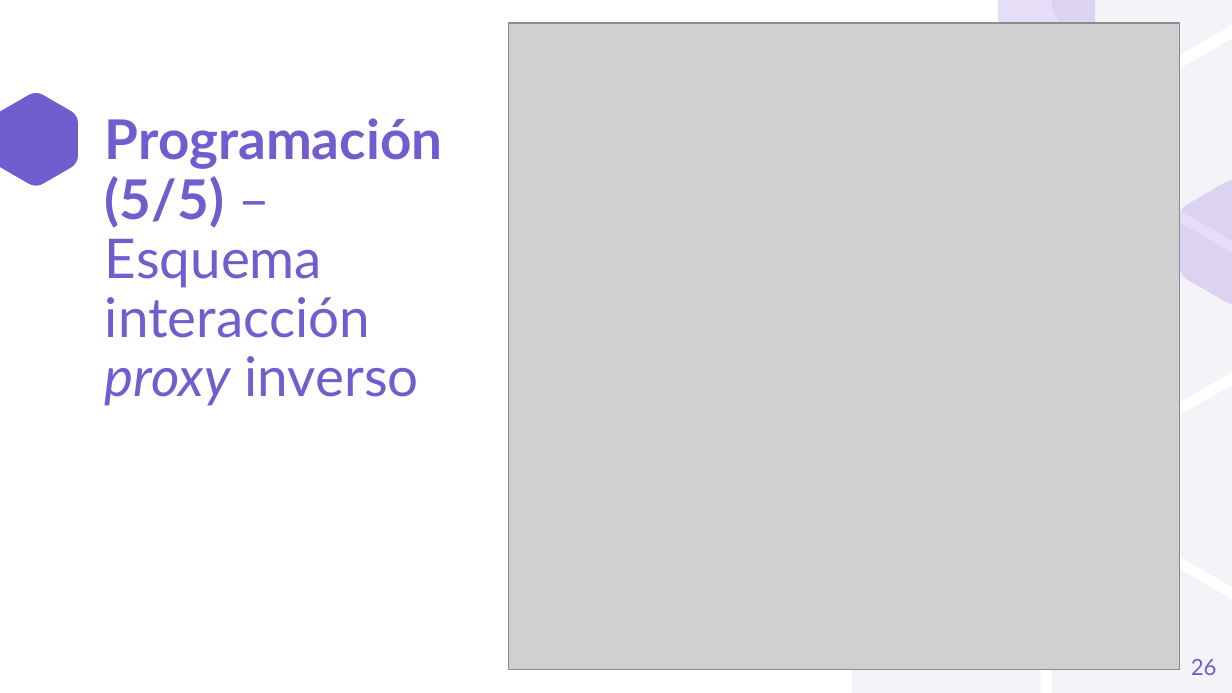
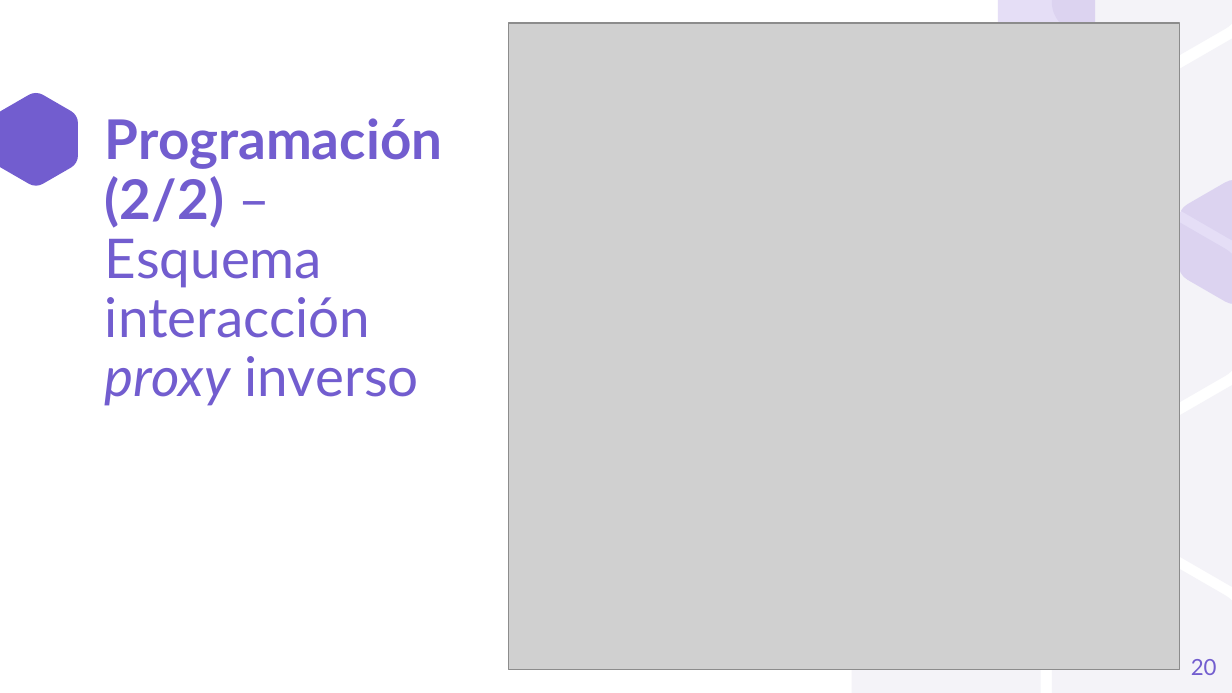
Before and after one commit to a1ex9788/TFG, a slide deck: slide 20 of TFG_AlejandroCarrion.pptx (slide 26 before the commit). Drawn at 1232x693 pixels with LibreOffice and Linux fonts; fonts in the diff are those of the drawing; grey boxes stand for pictures. Boxes give left, top, right and bottom in pixels: in the first picture for what was removed or moved away, otherwise in the second. Text is boxed around its words. In the diff, an @@ line names an element or a change of style, - is before the commit and + after.

```diff
--- a/TFG_AlejandroCarrion.pptx
+++ b/TFG_AlejandroCarrion.pptx
@@ title at bbox=[105, 118, 442, 406]: text changed @@
-Programación (5/5) – Esquema interacción proxy inverso
+Programación (2/2) – Esquema interacción proxy inverso
@@ page number at bbox=[1191, 659, 1217, 675]: text changed @@
-26
+20
```
Also in this commit, not shown: 10 other slides changed, 7 slides removed.
